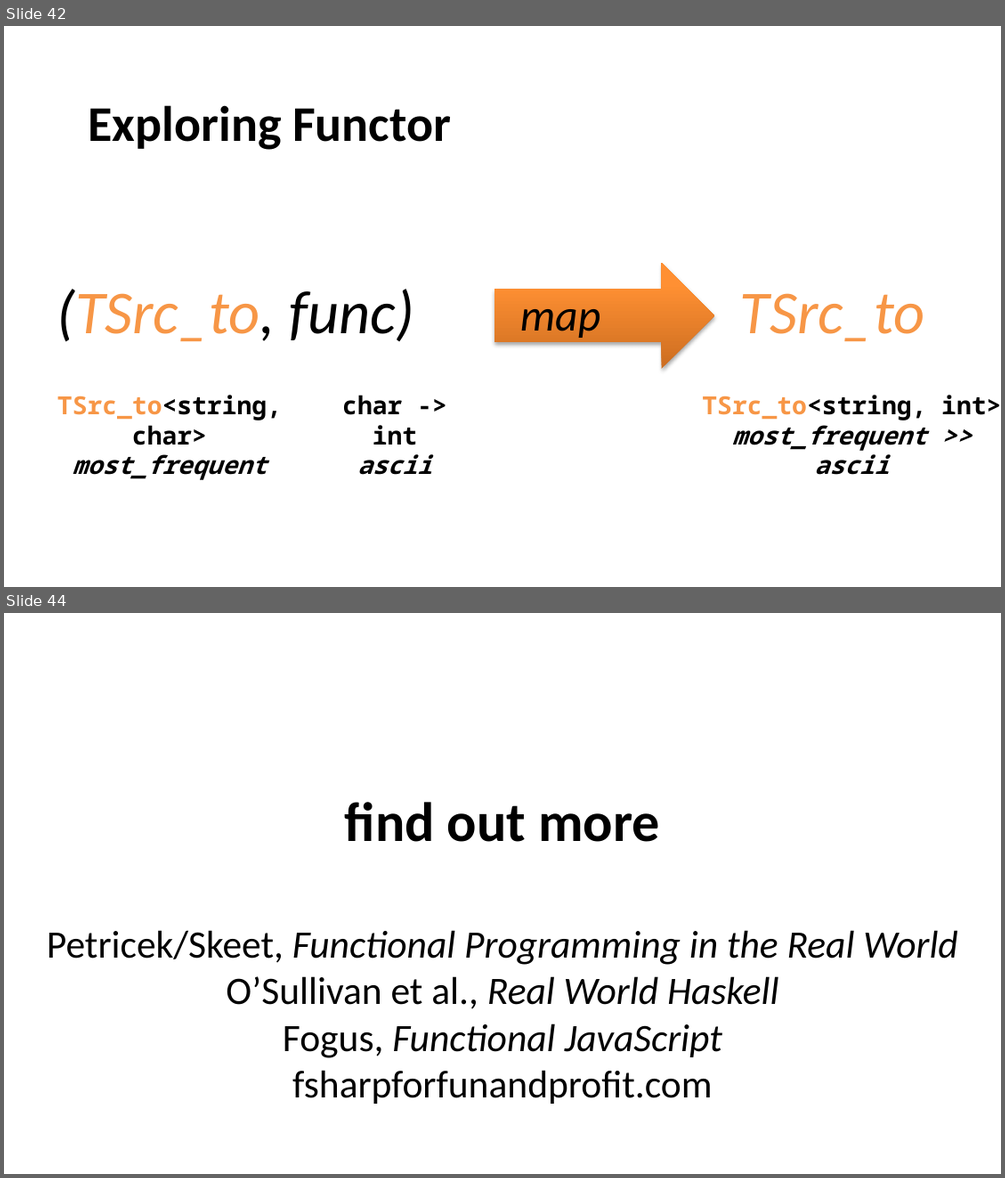
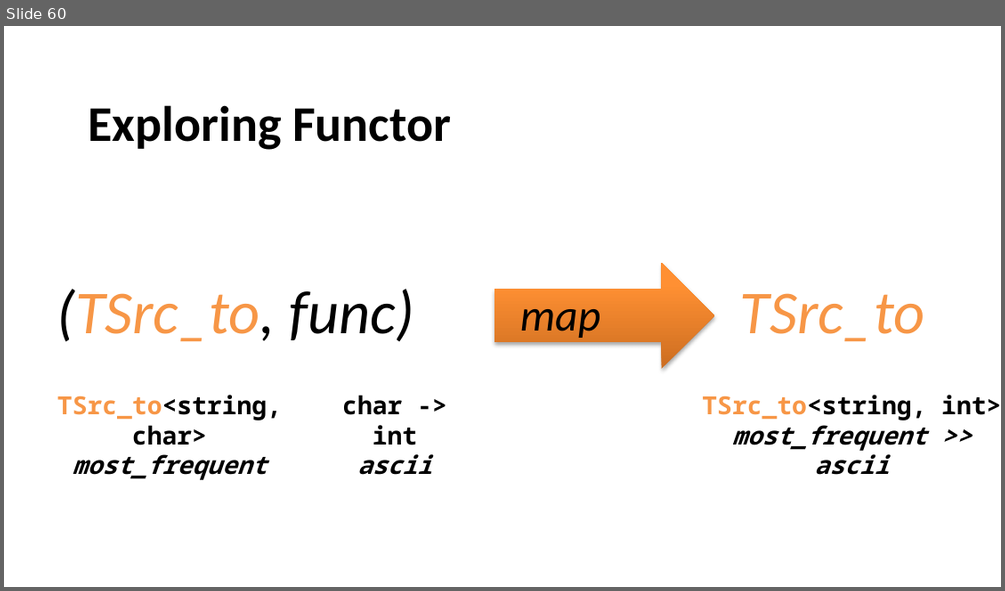
Before and after one commit to itowlson/zygo, a slide deck: How I learned to stop worrying and love the zygohistomorphic prepromorphism.pptx. Shown one above the other, each under a label of ours: slides 42 and 44 before the commit, slide 60 after it; the slides between them are not shown. The pictures are 1005x1178 and 1005x591 pixels, drawn with LibreOffice and Linux fonts; fonts in the diff are those of the drawing. Boxes give left, top, right and bottom in pixels: in the first picture for what was removed or moved away, otherwise in the second. Text is boxed around its words. In the diff, an @@ line names an element or a change of style, - is before the commit and + after.

```diff
--- a/How I learned to stop worrying and love the zygohistomorphic prepromorphism.pptx
+++ b/How I learned to stop worrying and love the zygohistomorphic prepromorphism.pptx
@@ slide 44 removed at (4, 613, 1001, 1174), background #FFFFFF @@
@@ text removed at (47, 802, 957, 1103) @@
-find out more
-Petricek/Skeet, Functional Programming in the Real World
-O’Sullivan et al., Real World Haskell
-Fogus, Functional JavaScript
-fsharpforfunandprofit.com
@@ what was slide 42 is now slide 60 @@
```
Also in this commit, not shown: 3 slides changed, 33 slides added.
